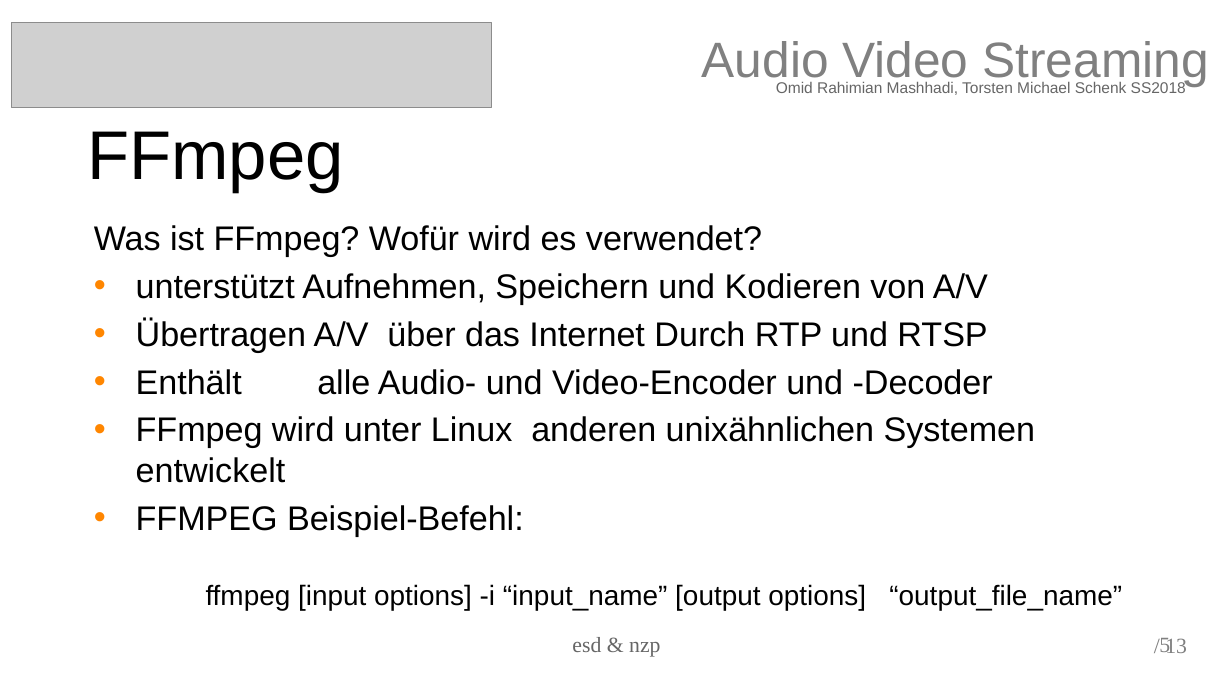
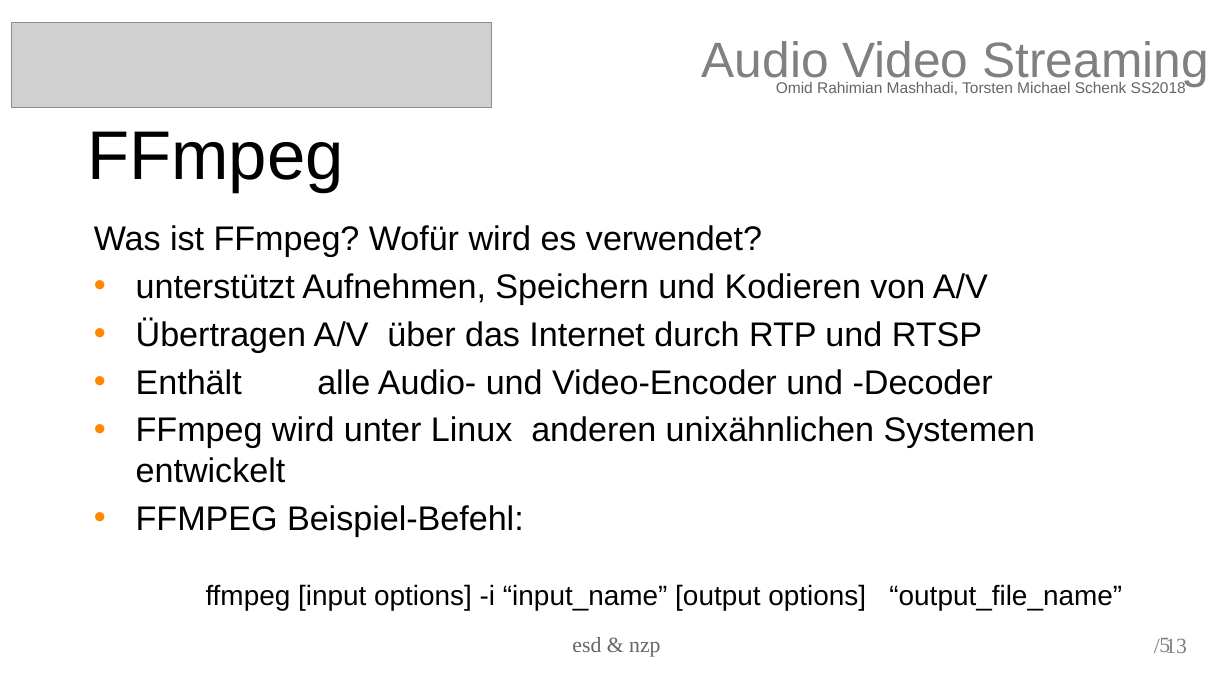
Before and after one commit to torstenschenk/beuth-avatar-ss2018, a slide deck: slide 5 of Presentation/Projekt/AVstreaming-Gruppe-15.odp. Drawn at 1232x693 pixels with LibreOffice and Linux fonts; fonts in the diff are those of the drawing; grey boxes stand for pictures. Boxes give left, top, right and bottom in pixels: in the first picture for what was removed or moved away, otherwise in the second. Text is boxed around its words. In the diff, an @@ line names an element or a change of style, - is before the commit and + after.

```diff
--- a/Presentation/Projekt/AVstreaming-Gruppe-15.odp
+++ b/Presentation/Projekt/AVstreaming-Gruppe-15.odp
@@ text at (136, 318, 982, 352): text changed @@
-• Übertragen A/V über das Internet Durch RTP und RTSP
+• Übertragen A/V über das Internet durch RTP und RTSP
```
Also in this commit, not shown: 2 other slides changed, 1 slide added, 1 slide removed.
